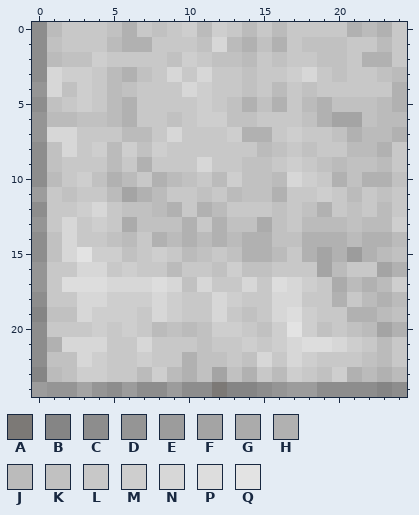
File history of a pixel-art sprite, src/images/stonetile.png. The picture above is the old version.
The file is 25x25 pixels. Colours within 5 levels of each other are drawn and written as one.
Palette (. is transparent): A #7c7976  B #858585  C #8d8d8d  D #959595  E #9c9c9c  F #a4a4a4  G #ababab  H #b1b1b1  J #bbbbbb  K #c1c1c1  L #c8c8c8  M #cecece  N #d7d7d7  P #dddddd  Q #e3e3e3
Pixels before, first column x 0:
 0 CJLLLKHLKLMJMLJLJLLLLHJHL
 1 CKLLLJHHLLLKNJHKHLKKKLLJL
 2 CJKKMLLLLKMLKKJLKLLKKLHHL
 3 CNMMLJHKLNLNLLKLLMNLKLLKJ
 4 DNKMLJKLLLNMLLKLJLKLLLLLH
 5 CKLMLJHLLLLMLKHKHLJHKKKJH
 6 DJJKKJHLLKLMMKKLLLKHFFKJJ
 7 DNNLLLJJLNLLLMHHLMLLKHJJH
 8 CKNLMJMKMLLLLLLJKLKLLJJHL
 9 CKLLLJLHLLLNLLKKLMLKJKKJL
10 CJLMKHJLHJKLJMKKJNMLHKHHK
11 ELKLLJFHJLLKLJKKHLLMLJLKL
12 CLLMNLKKJHLHJLLLKLKHLKLJL
13 DLNLMLGKKKHLHKKGKLJJJKJJM
14 CKNLLKJLHJHJHJHHKKHHHJHHJ
15 CKNQMMKLMLJKLKHHJLHFHEHJK
16 DLLNNLMLLJLLKMKKLLLFJLLFH
17 DLPPPNNNPNKNLLNLPNMLGJHJM
18 CLLNNMMMNMLLNMLLNNLLHLJHJ
19 BKKNMMMLNMLLNLKLNPMLLHHJK
20 CLLLMLMLJKJKMMLKMQMKLKJFH
21 CHNNNLLNLLLKLLMLMNPPNMLJL
22 CKKNMLLMLLHKKLKNLNMLLLKJL
23 BJKMMLLJMJHKFKHLJMLKMHJHJ
24 EDDFDCECCECCABBCDEECCCCBC
The same view after the edit:
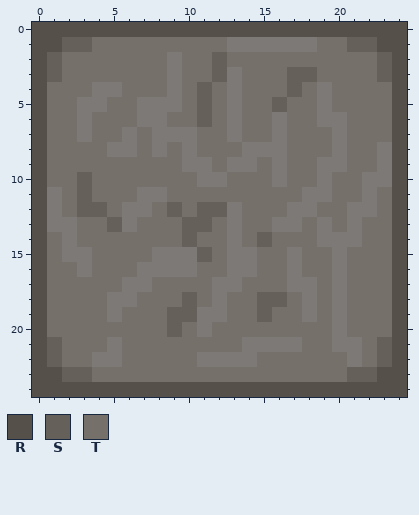
Colours new in this view: R #56504a  S #66605a  T #76706a
Changes in this commit:
Changed rows in their new state; - is an unchanged pixel.
first column x 0:
 0 RRRRRRRRRRRRRRRRRRRRRRRRR
 1 RRSSTTTTTTTTTAAAAAATTSSRR
 2 RSTTTTTTTATTSTTTTTTTTTTSR
 3 RSTTTTTTTATTSATTTSSTTTTSR
 4 RTTTAATTTATSTATTTSTATTTTR
 5 RTTAATTAAATSTATTSTTATTTTR
 6 RTTATTTAATTSTATTATTAATTTR
 7 RTTATTATAAATTATTATTTATTTR
 8 RTTTTAATATATTTAAATTTATTAR
 9 RTTTTTTTTTAATAATATTAATTAR
10 RTTSTTTTTTTAATTTATTATTAAR
11 RATSTTTAATTTTTTTTTAATTATR
12 RATSSTAATSTSSATTTAATTAATR
13 RAATTSATTTSSTATTAATATATTR
14 RTATTTTTTTSTTATSTTTAAATTR
15 RTAATTTTAAASTAATTATTATTTR
16 RTTATTTAAAATTAATTATTATTTR
17 RTTTTTAATTTTAATTTAATATTTR
18 RTTTTAATTTSTATTSSTATATTTR
19 RTTTTATTTSSAATTSTTATATTTR
20 RTTTTTTTTSTATTTTTTTTATTTR
21 RSTTTATTTTTTTTAAAATTAATSR
22 RSTTAATTTTTAAAATTTTTTATSR
23 RRSSTTTTTTTTTTTTTTTTTSSRR
24 RRRRRRRRRRRRRRRRRRRRRRRRR
Boxes around the changes in both pictures, in picture pixels (x1, y1, x2, y2):
changed: (32, 22, 407, 397)
